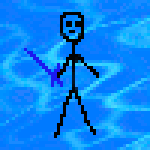
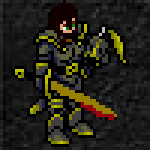
Comparing the layer stacks of the two w=150, h=150 images. Changes:
removed layer "HeroSword" over bbox(24, 12, 99, 138)
added layer "Layer 3" above "darkknight" over bbox(48, 0, 117, 120)
added layer "darkknight" above "Layer 2" over bbox(12, 3, 129, 147)
added layer "Layer 2" above "Layer 1" over bbox(0, 0, 150, 150)
hid "Layer 1" over bbox(0, 0, 150, 150)
